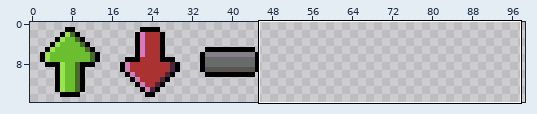
Two states of a pixel-art file, Assets/ui.aseprite. Above: a wide view before the commit, with the close-up outlined.
Close-up. As it was:
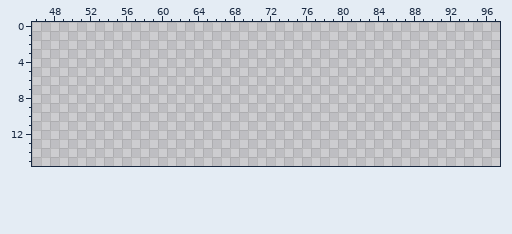
112x16 pixels, 1 frame. Shown: x 46..97, y 0..15. The wide view leaves out empty margins.
After the commit:
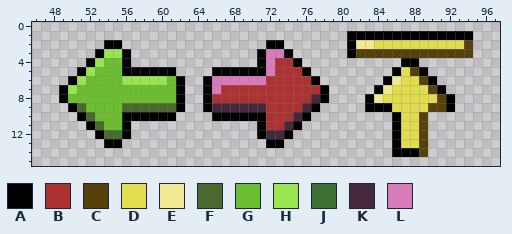
Palette (. is transparent): A #000000  B #ac3232  C #56400b  D #e2dc4f  E #f1e892  F #4b692f  G #6abe30  H #99e550  J #3e7131  K #45283c  L #d77bba
The exact change:
The edit adds colour A in row 1 at x 81 to 94; in row 2 at x 54 to 55, 72 to 73 and 81; in row 3 at x 53, 56, 71, 74 and 81; in row 4 at x 52, 56, 71, 75 and 87 to 88; in row 5 at x 51, 56 to 61, 66 to 71, 76, 86 and 89; in row 6 at x 50, 62, 65, 77, 85 and 90.
The edit adds colour A in row 7 at x 49, 62, 65, 78, 84 and 91; in row 8 at x 49, 62, 65, 78, 83 and 92; in row 9 at x 50, 62, 65, 77, 83 to 85 and 92; in row 10 at x 51, 56 to 61, 66 to 71, 76 and 86; in row 11 at x 52, 56, 71, 75 and 86; in row 12 at x 53, 56, 71, 74 and 86.
The edit adds colour A in row 13 at x 54 to 55, 72 to 73 and 86; in row 14 at x 86 to 88.
The edit adds colour B in row 4 at x 73 to 74; in row 5 at x 73 to 75; in row 6 at x 72 to 76; in row 7 at x 67 to 77; in row 8 at x 66 to 76; in row 9 at x 72 to 75.
The edit adds colour B in row 10 at x 72 to 74; in row 11 at x 72 to 73.
The edit adds colour C in row 2 at x 94; in row 3 at x 82 to 94; in row 5 at x 88; in row 6 at x 89; in row 7 at x 90; in row 8 at x 91.
The edit adds colour C in row 9 at x 90 to 91; in rows 10 to 14 at x 89.
The edit adds colour D in row 2 at x 84 to 93; in row 5 at x 87; in row 6 at x 87 to 88; in row 7 at x 86 to 89; in row 8 at x 85 to 90; in row 9 at x 86 to 89.
The edit adds colour D in rows 10 to 13 at x 87 to 88.
The edit adds colour E in row 2 at x 82 to 83; in row 6 at x 86; in row 7 at x 85; in row 8 at x 84.
The edit adds colour F in row 9 at x 51 and 56 to 61; in row 10 at x 52; in row 11 at x 53; in row 12 at x 54.
The edit adds colour G in row 4 at x 54 to 55; in row 5 at x 53 to 55; in row 6 at x 52 to 55 and 61; in row 7 at x 51 to 61; in row 8 at x 50 to 61; in row 9 at x 52 to 55.
The edit adds colour G in row 10 at x 53 to 55; in row 11 at x 54 to 55.
The edit adds colour H in row 3 at x 54 to 55; in row 4 at x 53; in row 5 at x 52; in row 6 at x 51 and 56 to 60; in row 7 at x 50.
The edit adds colour J in row 12 at x 55.
The edit adds colour K in row 8 at x 77; in row 9 at x 66 to 71 and 76; in row 10 at x 75; in row 11 at x 74; in row 12 at x 72 to 73.
The edit adds colour L in row 3 at x 72 to 73; in rows 4 to 5 at x 72; in row 6 at x 66 to 71; in row 7 at x 66.
Pixel boxes of the changes (left, top, right, bottom) in both close-ups:
added: (59, 31, 473, 157)
